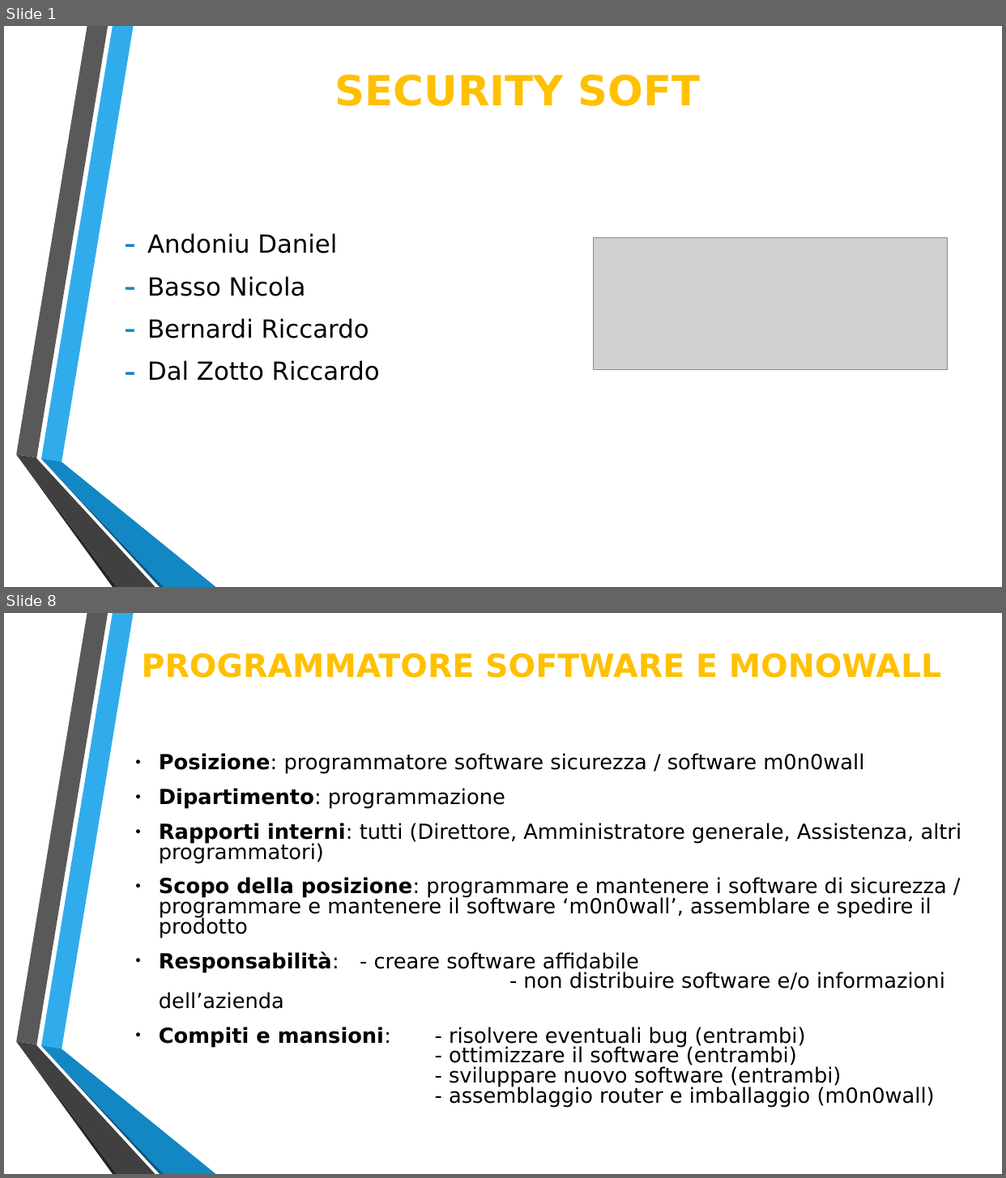
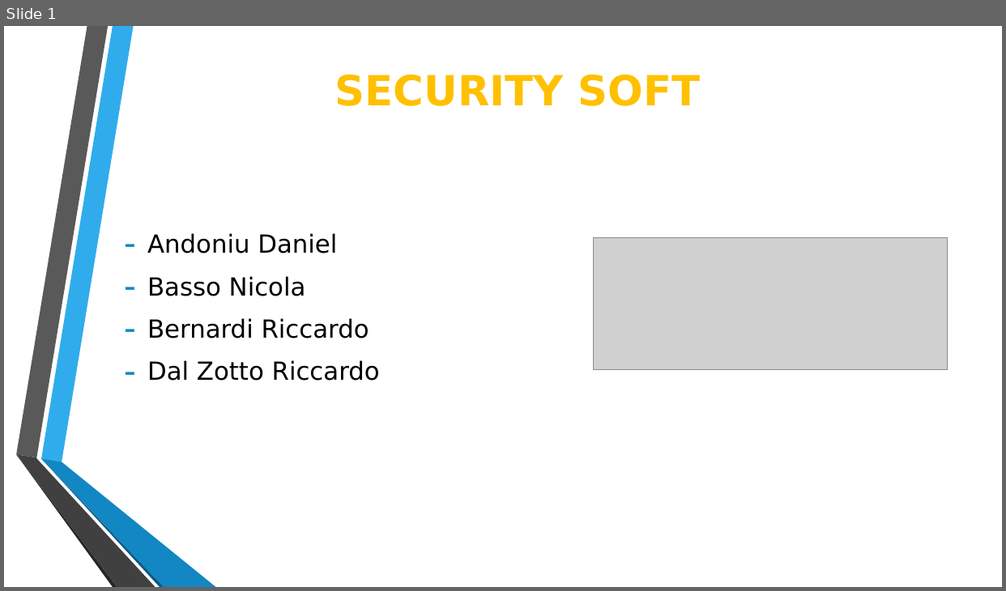
Before and after one commit to Lince99/GPOI, a slide deck: m0n0wall/Presentazione_M0n0wall.odp. Shown one above the other, each under a label of ours: slides 1 and 8 before the commit, slide 1 after it; the slides between them are not shown. The pictures are 1006x1178 and 1006x591 pixels, drawn with LibreOffice and Linux fonts; fonts in the diff are those of the drawing; grey boxes stand for pictures. Boxes give left, top, right and bottom in pixels: in the first picture for what was removed or moved away, otherwise in the second. Text is boxed around its words. In the diff, an @@ line names an element or a change of style, - is before the commit and + after.

```diff
--- a/m0n0wall/Presentazione_M0n0wall.odp
+++ b/m0n0wall/Presentazione_M0n0wall.odp
@@ slide 8 removed at bbox=[4, 613, 1002, 1174], background #FFFFFF; not listed: 6 template elements that a slide beside it also shows @@
@@ title removed at bbox=[142, 653, 942, 678] @@
-PROGRAMMATORE SOFTWARE E MONOWALL
@@ text removed at bbox=[159, 753, 962, 1107] @@
-● Posizione: programmatore software sicurezza / software m0n0wall
-● Dipartimento: programmazione
-● Rapporti interni: tutti (Direttore, Amministratore generale, Assistenza, altri programmatori)
-● Scopo della posizione: programmare e mantenere i software di sicurezza / programmare e mantenere il software ‘m0n0wall’, assemblare e spedire il prodotto
-● Responsabilità: - creare software affidabile
-  - non distribuire software e/o informazioni dell’azienda
-● Compiti e mansioni: - risolvere eventuali bug (entrambi)
-  - ottimizzare il software (entrambi)
-  - sviluppare nuovo software (entrambi)
-  - assemblaggio router e imballaggio (m0n0wall)
```
Also in this commit, not shown: 7 slides changed, 2 slides added, 1 other slide removed, 1 other file.
